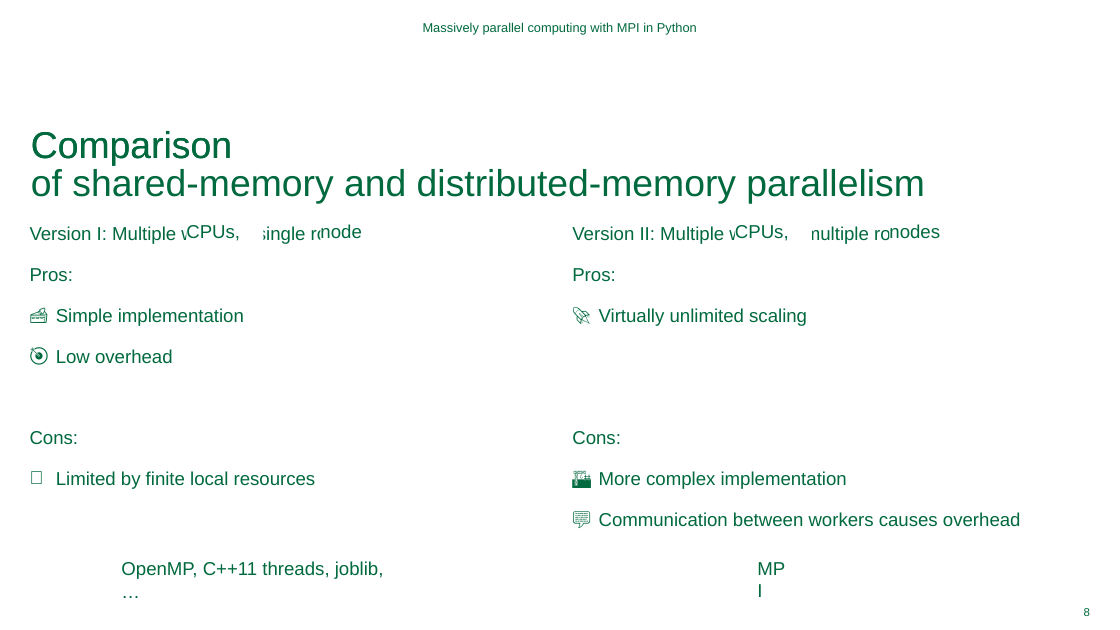
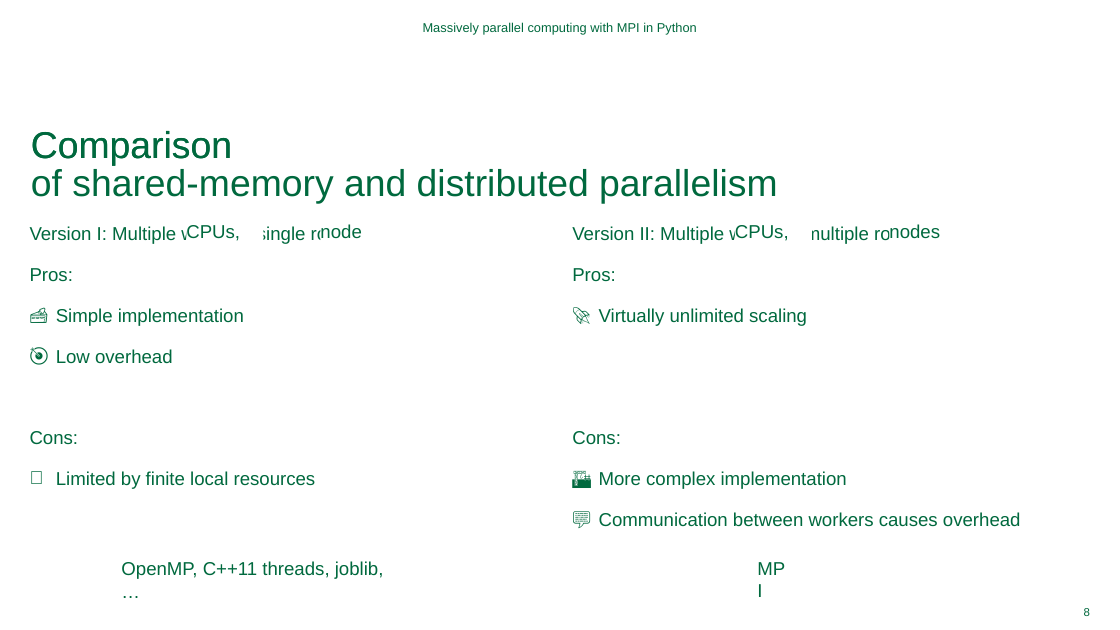
Before and after one commit to Dartmouth-Libraries/distributed-computing-with-python-and-mpi, a slide deck: slide 8 of ppt/Distributed-Computing-with-MPI.pptx. Drawn at 1120x630 pixels with LibreOffice and Linux fonts; fonts in the diff are those of the drawing; background and template pictures are left out. Boxes give left, top, right and bottom in pixels: in the first picture for what was removed or moved away, otherwise in the second. Text is boxed around its words. In the diff, an @@ line names an element or a change of style, - is before the commit and + after.

```diff
--- a/ppt/Distributed-Computing-with-MPI.pptx
+++ b/ppt/Distributed-Computing-with-MPI.pptx
@@ text at (31,169,777,204): text changed @@
-of shared-memory and distributed-memory parallelism
+of shared-memory and distributed parallelism
```
Also in this commit, not shown: 11 other slides changed, 9 slides added.
